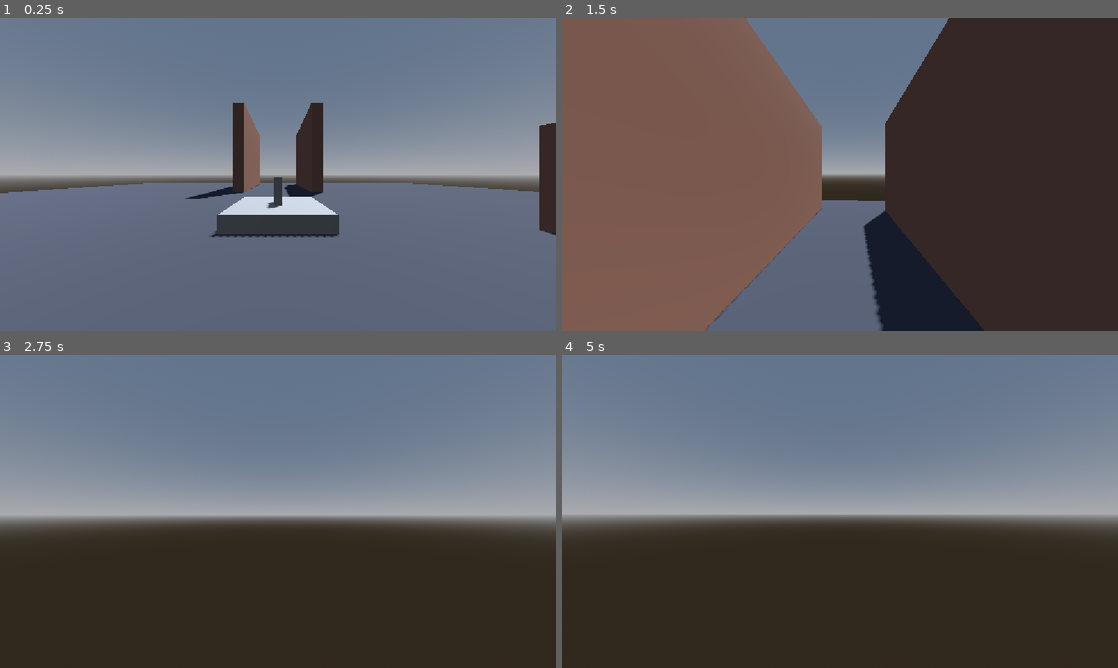
Above: before the commit, frames 1-4 (two rows, left to right).
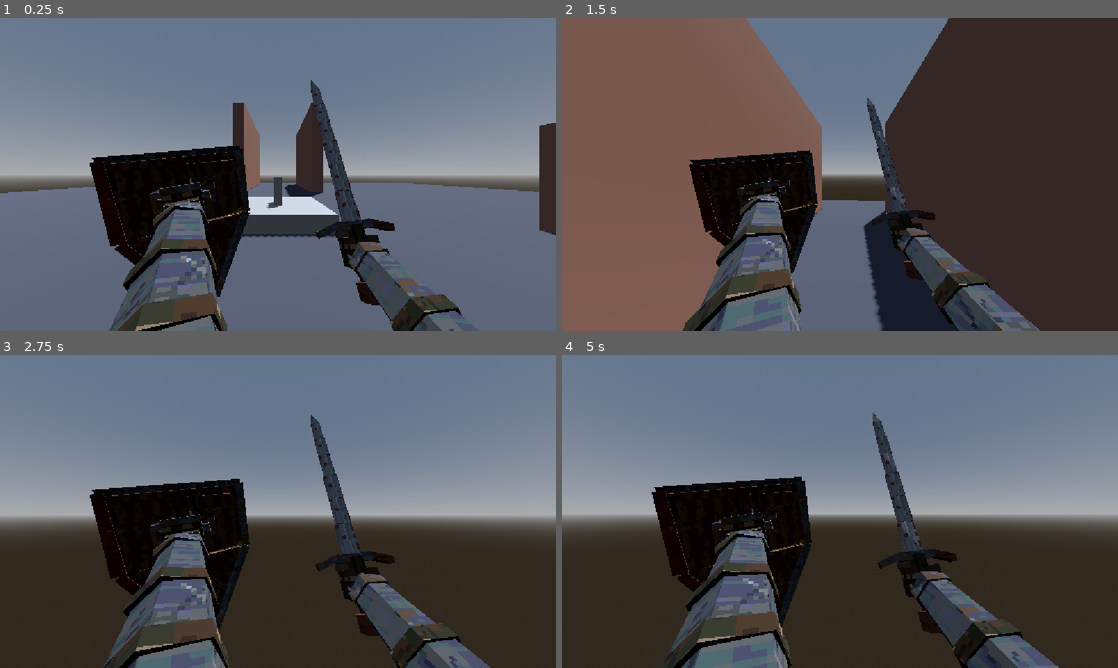
Above: after the commit, the same moments.

Repository: BigScavatore/deathless-godot
Game: Godot game, scene res://main.tscn
Same seed, same stepped clock (60 frames per second), same inputs: the game is played once before the commit and once after it. The project has no main scene, so this scene is started directly.
Inputs (mouse positions are in pixels of both pictures, inside the frame that each line leads up to):
- Up to frame 1 (0.25 s): no input
- Up to frame 2 (1.5 s): move the mouse to (867, 174) at 0.52 s; hold W (move_forward) from 0.53 s (still down); tap Shift (dash) at 0.6, 1.35 s; tap Space (jump) at 0.77 s; move the mouse to (812, 174) at 1.27 s
- Up to frame 3 (2.75 s): keep holding W (move_forward); tap Space (jump) at 1.52 s; move the mouse to (289, 505) at 2.02 s; tap Shift (dash) at 2.1 s
- Up to frame 4 (5 s): keep holding W (move_forward); move the mouse to (834, 517) at 2.77 s; tap Shift (dash) at 2.85, 3.6, 4.35 s; tap Space (jump) at 3.02, 3.77, 4.52 s; move the mouse to (878, 514) at 3.52 s; move the mouse to (795, 508) at 4.27 s

The runs differ from the first frame. In frame 1, 15% of the frame differs, in the area x 16-84%, y 19-100%; in frame 2, 13%; in frame 3, 17%; in frame 4, 18%, in the area x 16-90%, y 18-100%.

Commit message:
Add first-person sword and shield viewmodel (gritty low-poly)
Viewmodel with sword (right) and shield (left) attached to the camera, DUSK-style pixelated textures (procedural 3x3 atlas, nearest filtering), idle/run bob and mouse sway. tools/generate_viewmodel.py regenerates the model and the atlas.

Co-Authored-By: Claude Sonnet 5.5 <noreply@anthropic.com>
Claude-Session: https://claude.ai/code/session_01KL6evsvn8hWWeYSRtXzpFU

Diff:
--- a/player/player.tscn
+++ b/player/player.tscn
@@ -1,6 +1,7 @@
 [gd_scene format=3]
 
 [ext_resource type="Script" path="res://player/player.gd" id="1_player"]
+[ext_resource type="PackedScene" path="res://player/viewmodel.tscn" id="2_viewmodel"]
 
 [sub_resource type="CapsuleShape3D" id="CapsuleShape3D_player"]
 radius = 0.4
@@ -18,3 +19,5 @@
 
 [node name="Camera3D" type="Camera3D" parent="Head"]
 fov = 90.0
+
+[node name="Viewmodel" parent="Head/Camera3D" instance=ExtResource("2_viewmodel")]
--- /dev/null
+++ b/player/viewmodel.gd
@@ -0,0 +1,67 @@
+extends Node3D
+## Spada e scudo in prima persona: stile low-poly "gritty" + oscillazioni di movimento.
+## Va messo come figlio della Camera3D (vedi player.tscn).
+
+@export_group("Movement sway")
+## Ampiezza dell'oscillazione mentre si corre.
+@export var bob_amount := 0.014
+## Quanto l'arma "resta indietro" quando muovi il mouse (radianti per 1000 px/s).
+@export var mouse_sway := 0.03
+@export var max_mouse_sway_deg := 6.0
+## Quanto si abbassa/alza con la velocità verticale (salto, caduta).
+@export var air_sway := 0.002
+@export var smoothing := 14.0
+
+var _player: CharacterBody3D
+var _base_position := Vector3.ZERO
+var _bob_time := 0.0
+var _idle_time := 0.0
+
+
+func _ready() -> void:
+	_base_position = position
+	var n := get_parent()
+	while n != null and not n is CharacterBody3D:
+		n = n.get_parent()
+	_player = n as CharacterBody3D
+	_apply_style()
+
+
+func _process(delta: float) -> void:
+	_idle_time += delta
+	var velocity := _player.velocity if _player else Vector3.ZERO
+	var grounded := _player != null and _player.is_on_floor()
+	var horizontal := Vector2(velocity.x, velocity.z).length()
+	var run := clampf(horizontal / 14.0, 0.0, 1.0) if grounded else 0.0
+
+	_bob_time += delta * (7.0 + 5.0 * run)
+	var target_pos := _base_position
+	target_pos.x += sin(_bob_time * 0.5) * bob_amount * run
+	target_pos.y += -absf(sin(_bob_time)) * bob_amount * run
+	target_pos.y += sin(_idle_time * 1.6) * 0.004                       # respiro
+	target_pos.y -= clampf(velocity.y * air_sway, -0.03, 0.03)          # salto / caduta
+
+	var mouse := Input.get_last_mouse_velocity() if Input.mouse_mode == Input.MOUSE_MODE_CAPTURED else Vector2.ZERO
+	var limit := deg_to_rad(max_mouse_sway_deg)
+	var target_yaw := clampf(mouse.x * mouse_sway * 0.001, -limit, limit)
+	var target_pitch := clampf(mouse.y * mouse_sway * 0.001, -limit, limit)
+
+	var t := 1.0 - exp(-smoothing * delta)
+	position = position.lerp(target_pos, t)
+	rotation.y = lerp_angle(rotation.y, target_yaw, t)
+	rotation.x = lerp_angle(rotation.x, target_pitch, t)
+
+
+# Texture pixelate (niente filtro) e niente ombre proiettate dalle armi.
+func _apply_style() -> void:
+	for child in find_children("*", "MeshInstance3D", true, false):
+		var mi := child as MeshInstance3D
+		mi.cast_shadow = GeometryInstance3D.SHADOW_CASTING_SETTING_OFF
+		if mi.mesh == null:
+			continue
+		for i in mi.mesh.get_surface_count():
+			var mat := mi.mesh.surface_get_material(i)
+			if mat is BaseMaterial3D:
+				var styled := mat.duplicate() as BaseMaterial3D
+				styled.texture_filter = BaseMaterial3D.TEXTURE_FILTER_NEAREST
+				mi.set_surface_override_material(i, styled)
--- /dev/null
+++ b/player/viewmodel.tscn
@@ -0,0 +1,9 @@
+[gd_scene format=3]
+
+[ext_resource type="Script" path="res://player/viewmodel.gd" id="1_viewmodel"]
+[ext_resource type="PackedScene" path="res://assets/models/viewmodel.glb" id="2_model"]
+
+[node name="Viewmodel" type="Node3D"]
+script = ExtResource("1_viewmodel")
+
+[node name="Model" parent="." instance=ExtResource("2_model")]
Binary file added: assets/models/viewmodel.glb
